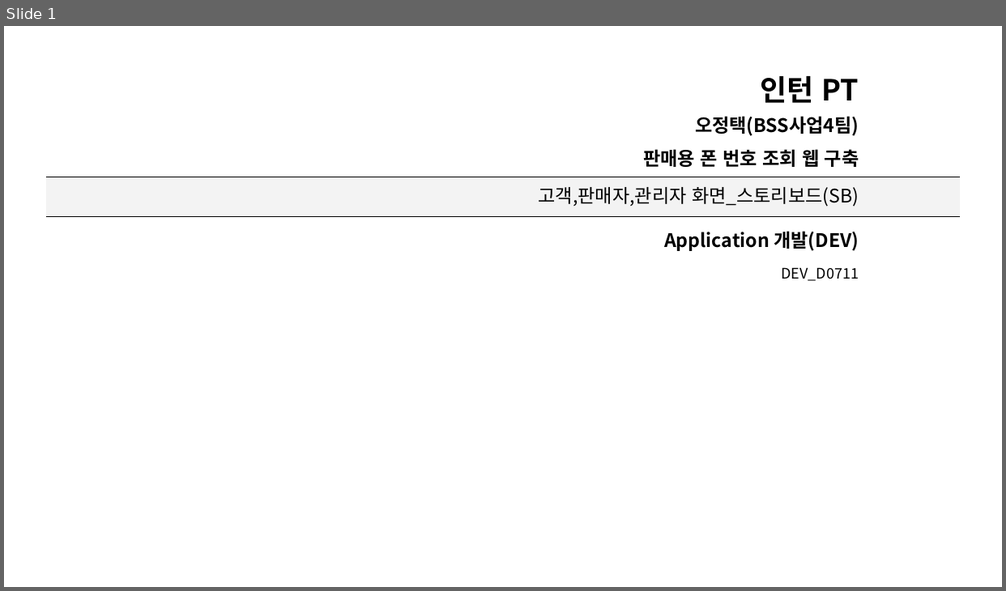
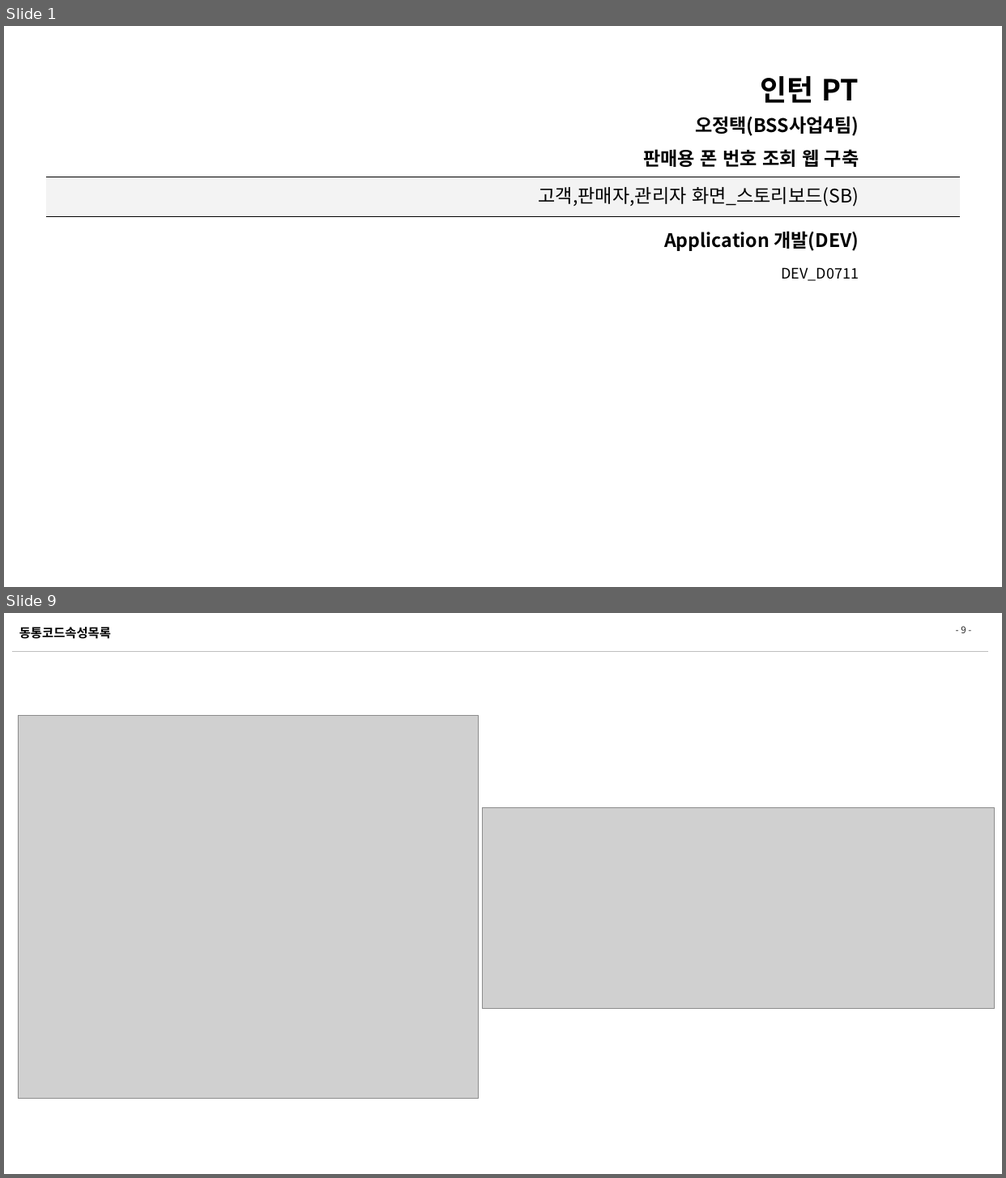
Before and after one commit to zhengze00/SpringBoot-MariaDB-master, a slide deck: Project File/[SK C&C] 인턴PT_오정택.pptx. Shown one above the other, each under a label of ours: slide 1 before the commit, slides 1 and 9 after it; the slides between them are not shown. The pictures are 1006x591 and 1006x1178 pixels, drawn with LibreOffice and Linux fonts; fonts in the diff are those of the drawing; grey boxes stand for pictures; background and template pictures are left out. Boxes give left, top, right and bottom in pixels: in the first picture for what was removed or moved away, otherwise in the second. Text is boxed around its words. In the diff, an @@ line names an element or a change of style, - is before the commit and + after.

```diff
--- a/Project File/[SK C&C] 인턴PT_오정택.pptx
+++ b/Project File/[SK C&C] 인턴PT_오정택.pptx
@@ slide 9 added at <box>4,613,1002,1174</box>, background #FFFFFF @@
@@ title added at <box>19,627,111,639</box>, 12 pt, text #000000, bold @@
+동통코드속성목록
@@ page number added at <box>961,626,965,633</box>, 9 pt, text #262626 @@
+- 9 -
@@ line added from (11, 651) to (988, 651), #BFBFBF 0.25 pt @@
@@ picture added at <box>18,716,478,1099</box> @@
@@ picture added at <box>483,808,995,1009</box> @@
```
Also in this commit, not shown: 7 other slides added, 3 other files.
